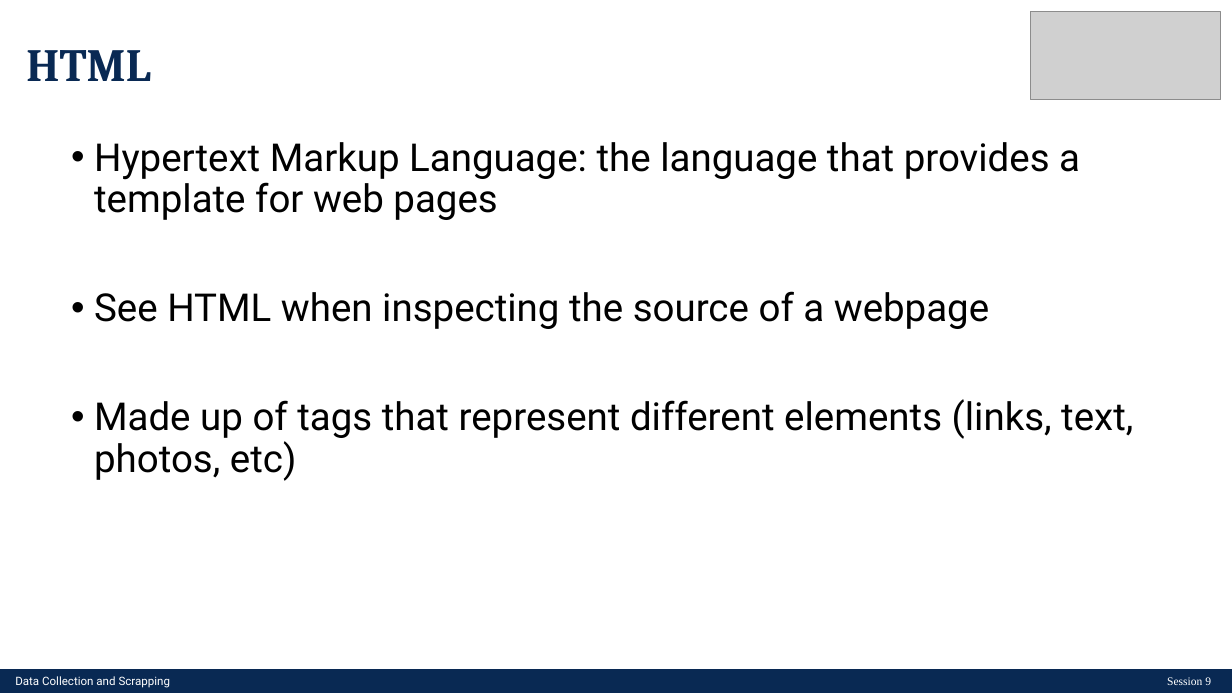
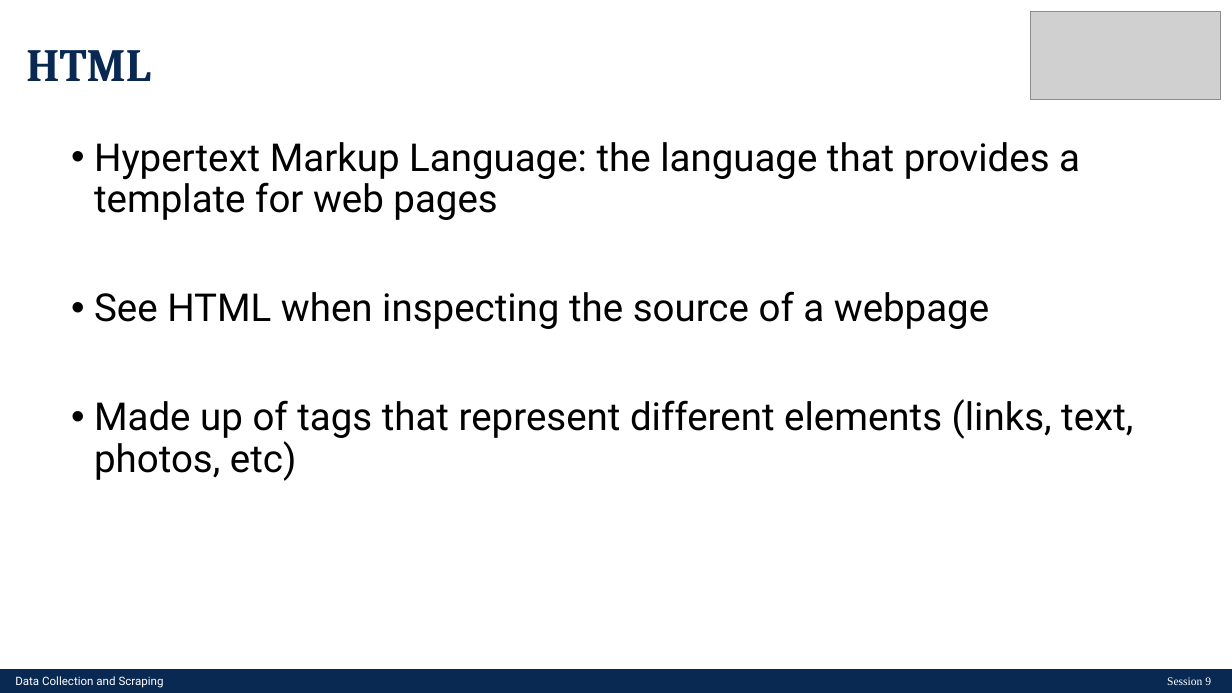
Before and after one commit to LCDA-UCP/tac-hands-on, a slide deck: slide 24 of lectures/TAC-Session9.pptx. Drawn at 1232x693 pixels with LibreOffice and Linux fonts; fonts in the diff are those of the drawing; grey boxes stand for pictures. Boxes give left, top, right and bottom in pixels: in the first picture for what was removed or moved away, otherwise in the second. Text is boxed around its words. In the diff, an @@ line names an element or a change of style, - is before the commit and + after.

```diff
--- a/lectures/TAC-Session9.pptx
+++ b/lectures/TAC-Session9.pptx
@@ text at bbox=[15, 676, 164, 688]: text changed @@
-Data Collection and Scrapping
+Data Collection and Scraping
```
Also in this commit, not shown: 25 other slides changed, 1 other file.
